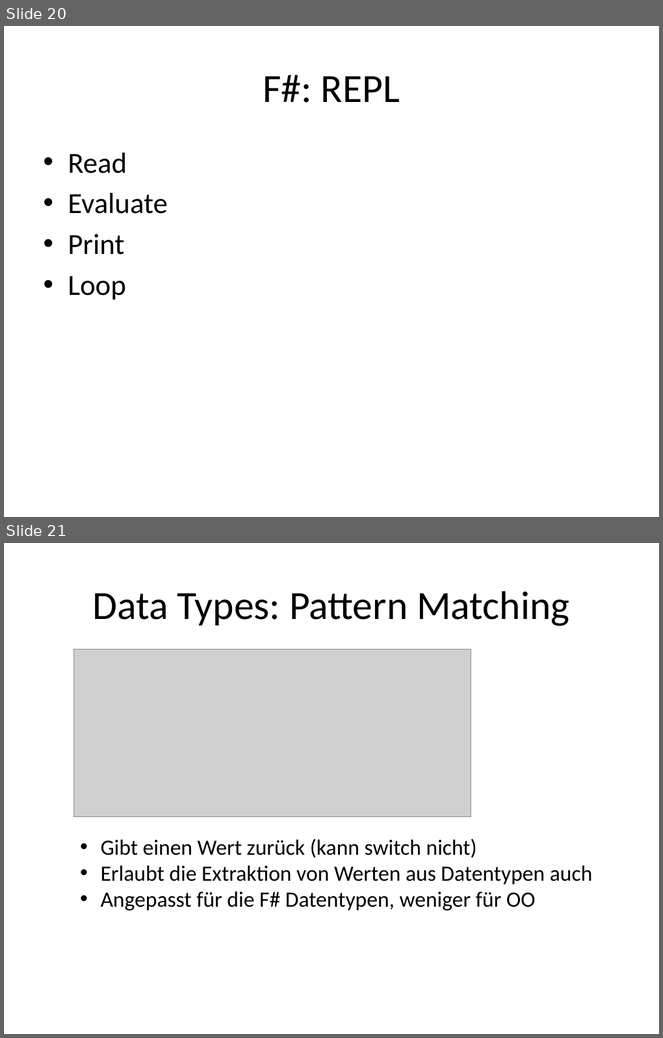
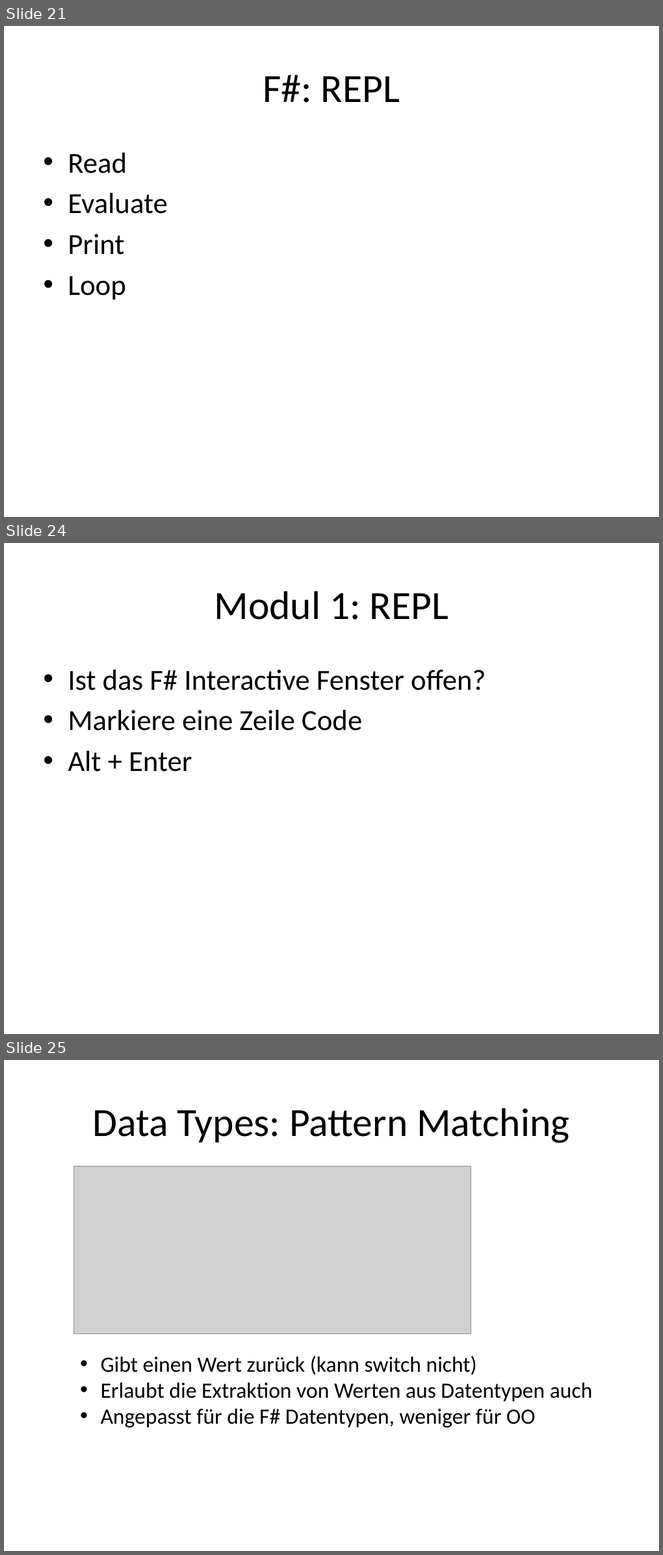
Before and after one commit to nasserbrake/Spartakiade2017, a slide deck: FSharp.pptx. Shown one above the other, each under a label of ours: slides 20 and 21 before the commit, slides 21, 24 and 25 after it; the slides between them are not shown. The pictures are 663x1038 and 663x1555 pixels, drawn with LibreOffice and Linux fonts; fonts in the diff are those of the drawing; grey boxes stand for pictures. Boxes give left, top, right and bottom in pixels: in the first picture for what was removed or moved away, otherwise in the second. Text is boxed around its words. In the diff, an @@ line names an element or a change of style, - is before the commit and + after.

Commit message:
Dokument für Übungen. Erster Modul mit Übungen begonnen.

```diff
--- a/FSharp.pptx
+++ b/FSharp.pptx
@@ slide 24 added at [4, 543, 659, 1034], background #FFFFFF @@
@@ title added at [214, 591, 449, 620], 44 pt, text #000000 @@
+Modul 1: REPL
@@ text added at [68, 670, 486, 772], 32 pt, text #000000 @@
+• Ist das F# Interactive Fenster offen?
+• Markiere eine Zeile Code
+• Alt + Enter
@@ what was slide 20 is now slide 21 @@
@@ what was slide 21 is now slide 25 @@
```
Also in this commit, not shown: 1 slide changed, 3 other slides added, 7 other files.
